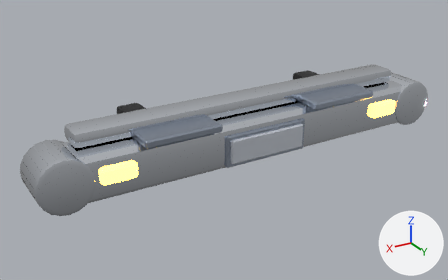
The glTF model game/assets/vehicles/dekotora/accessories/front/fb_standard_chrome.glb: old version first, new version second.
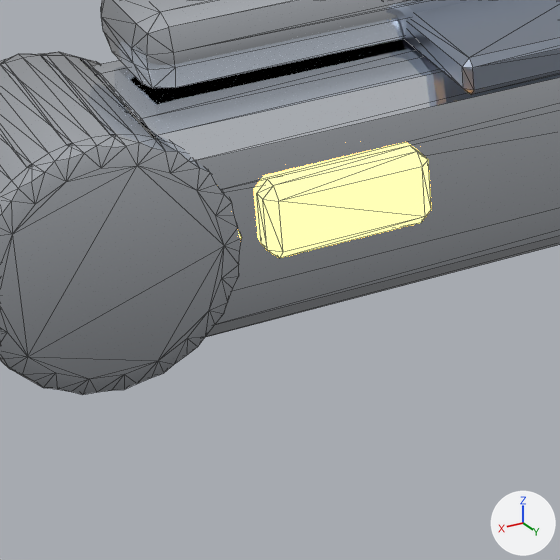
The first picture shows the older version from a camera (50 mm lens) standing at (2.1, 3.33, 1.56) and looking at (0.14, 0.05, -0.08). The close-ups show the older and then the newer version on the part from 9% to 37% of the width and 46% to 91% of the height of that picture. Only the edits that show in the close-ups are written down. The lights are fixed; the arrows at lower right show +X, +Y and +Z. The close-ups show mesh edges as thin lines. Where no turn or scale is listed for an object, it has been applied to the vertices.

In view in the first close-up: 'chrome', 'lamp_amber', 'steel'.
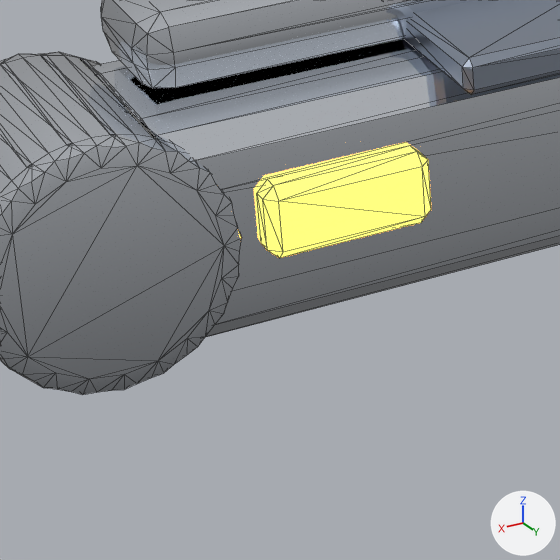
Changed parts and their boxes [x1, y1, x2, y2] in the close-ups (560 x 560 px):
'lamp_amber', surface changed
    both: [257, 146, 431, 258]

The change, as a list of edits to the scene's bpy script:
```text
Change mat_lamp_amber:
    mat_lamp_amber.emission_strength: 7.0 -> 3.0
```
